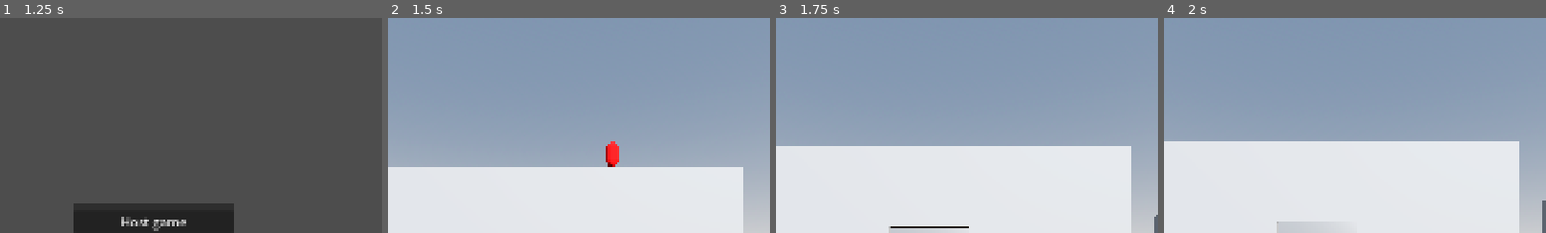
Above: before the commit, frames 1-4 (left to right).
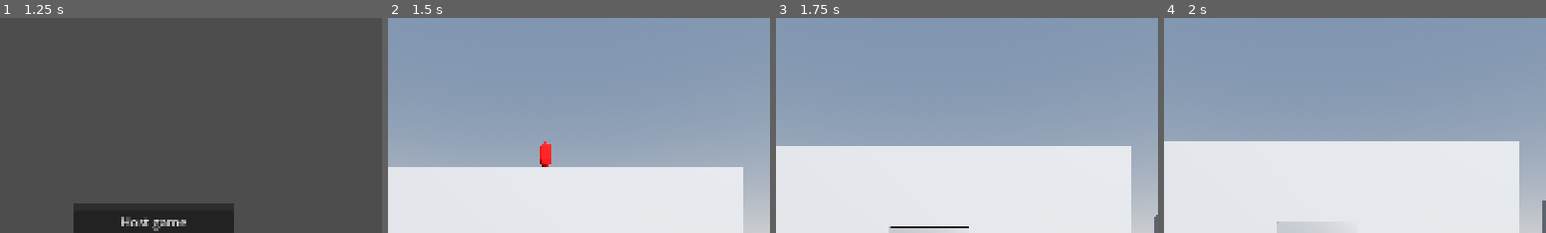
Above: after the commit, the same moments.

Repository: Arox315/Horror-Game
Game: Godot game, scene res://stages/playground/playground.tscn
Two runs of this game, one before a commit and one after it. Both use one fixed random seed, a clock stepped at 60 frames per second and the inputs below. The project has no main scene, so this scene is started directly.
Inputs (mouse positions are % of the whole screen's width and height, from its top left):
- Up to frame 1 (1.25 s): tap Enter at 0.5 s; move the mouse to (72, 45) at 0.52 s; hold D (right) from 0.53 s (still down); tap E (interact) at 0.6 s; click (72, 45) at 0.67 s; tap Space (jump) at 0.77 s
- Up to frame 2 (1.5 s): release D (right) at 1.25 s; click "Host game" at 1.25 s
- Up to frame 3 (1.75 s): no input
- Up to frame 4 (2 s): no input
The pictures show only the part of the screen within x 30-80%, y 0-50%; the shares and areas given below are measured in that part.

Frame 1 is identical in both runs. In frame 2, 0.7% of the frame differs, in the area x 39-61%, y 57-70%; in frame 3, nothing differs; in frame 4, nothing differs.

Commit message:
feat: Improve tween management in EffectBanner.

Diff:
--- a/common/components/effects_component/effect_banner/effect_banner.gd
+++ b/common/components/effects_component/effect_banner/effect_banner.gd
@@ -58,23 +58,22 @@
 
 func set_is_update_locked(value: bool) -> void:
 	is_update_locked = value
-	if is_update_locked:
-		if tween: tween.stop()
+	if is_update_locked and not is_reversed:
+		if tween.is_valid(): tween.stop()
 	else:
-		if tween: tween.play()
+		if tween.is_valid(): tween.play()
 
 
 func set_is_update_reversed_locked(value: bool) -> void:
 	is_update_reversed_locked = value
-	if is_update_reversed_locked:
-		if tween: tween.stop()
+	if is_update_reversed_locked and is_reversed:
+		if tween.is_valid(): tween.stop()
 	else:
-		if tween: tween.play()
+		if tween.is_valid(): tween.play()
 
 
 func _update_display(new_stacks: int) -> void:
 	if new_stacks <= 0: return
-	print("lol")
 	label.text = str(new_stacks)
 	current_stacks = new_stacks
 
--- a/common/components/effects_component/effects_component.gd
+++ b/common/components/effects_component/effects_component.gd
@@ -44,6 +44,6 @@
 	effect.set_meta("id", effect_id)
 
 	if multiplayer.is_server():
-		print("[%s] Effect %s added with %d stacks" % [effect.target, effect.name, effect.current_stacks])
+		print("[%s] Effect %s added with %d stacks" % [effect.target, effect.name, effect.initial_stacks])
 
 	return effect
--- a/common/effects/test/test_effect_01.tscn
+++ b/common/effects/test/test_effect_01.tscn
@@ -8,6 +8,5 @@
 initial_stacks = 8
 max_stack_loss_per_window = 2
 stack_loss_window = 4.0
-gain_delay_after_loss = 2.0
 is_reversed = true
 regenerates_stacks = true
--- a/stages/playground/playground.tscn
+++ b/stages/playground/playground.tscn
@@ -392,7 +392,7 @@
 shape = SubResource("BoxShape3D_7h8id")
 
 [node name="TestEnemy" parent="." instance=ExtResource("6_bkhp6")]
-transform = Transform3D(1, 0, 0, 0, 1, 0, 0, 0, 1, 5.9557676, 19.73263, -20.560532)
+transform = Transform3D(1, 0, 0, 0, 1, 0, 0, 0, 1, 0.31309605, 19.73263, -20.560532)
 
 [connection signal="pressed" from="MultiplayerMenu/Panel/VBoxContainer/HostButton" to="MultiplayerMenu" method="_on_host_button_pressed"]
 [connection signal="pressed" from="MultiplayerMenu/Panel/VBoxContainer/JoinButton" to="MultiplayerMenu" method="_on_join_button_pressed"]
